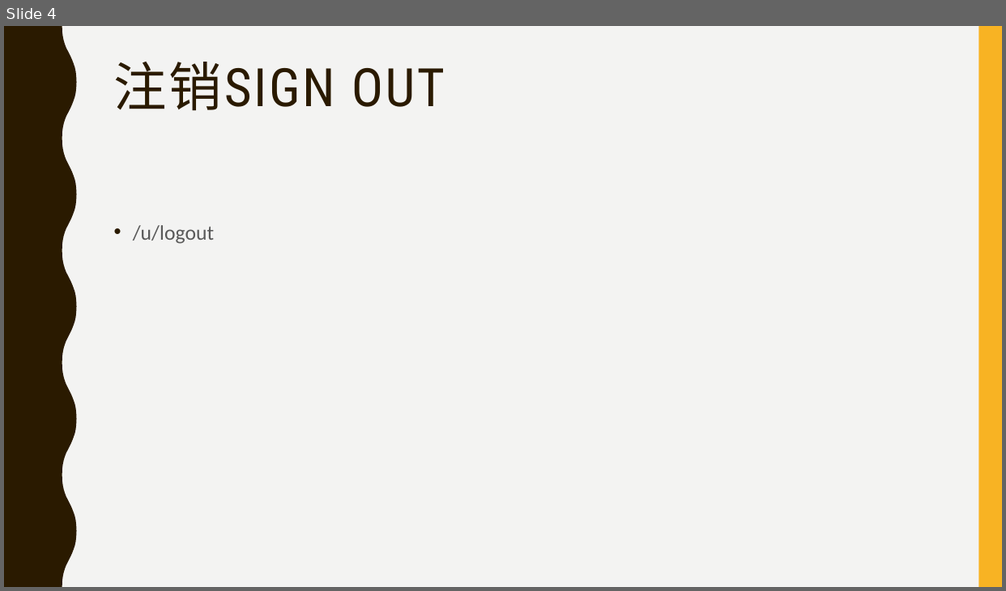
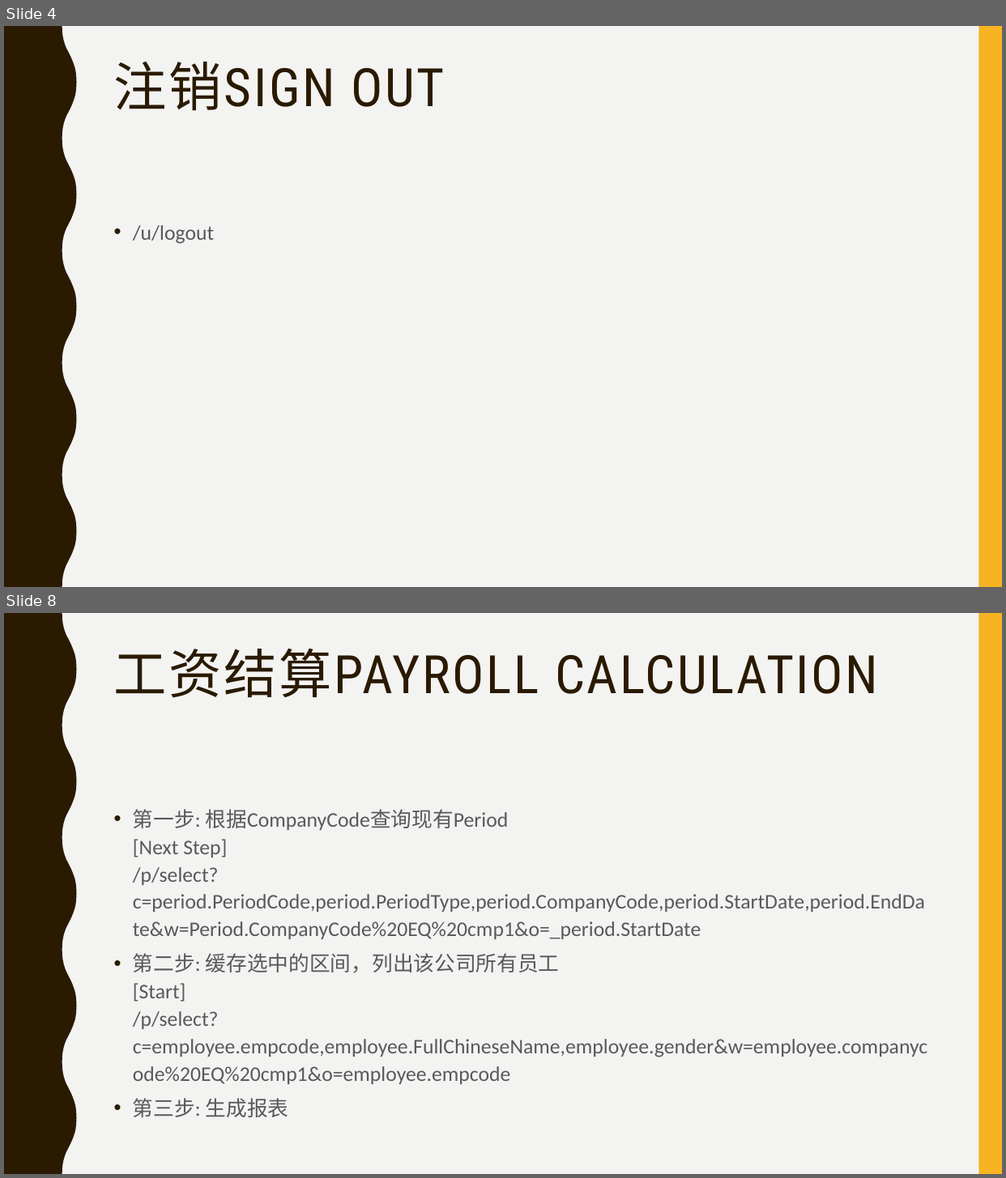
Before and after one commit to payrolls/payrolls.github.io, a slide deck: doc/Payroll Web UI.pptx. Shown one above the other, each under a label of ours: slide 4 before the commit, slides 4 and 8 after it; the slides between them are not shown. The pictures are 1006x591 and 1006x1178 pixels, drawn with LibreOffice and Linux fonts; fonts in the diff are those of the drawing. Boxes give left, top, right and bottom in pixels: in the first picture for what was removed or moved away, otherwise in the second. Text is boxed around its words. In the diff, an @@ line names an element or a change of style, - is before the commit and + after.

```diff
--- a/doc/Payroll Web UI.pptx
+++ b/doc/Payroll Web UI.pptx
@@ slide 8 added at <box>4,613,1002,1174</box>, background #F3F3F2; not listed: 2 template elements that a slide beside it also shows @@
@@ title added at <box>114,649,878,698</box>, 51 pt, text #2A1A00 @@
+工资结算PAYROLL CALCULATION
@@ text added at <box>133,809,927,1118</box>, 20 pt, text #595959 @@
+• 第一步: 根据CompanyCode查询现有Period
+  [Next Step]
+  /p/select?c=period.PeriodCode,period.PeriodType,period.CompanyCode,period.StartDate,period.EndDate&w=Period.CompanyCode%20EQ%20cmp1&o=_period.StartDate
+• 第二步: 缓存选中的区间，列出该公司所有员工
+  [Start]
+  /p/select?c=employee.empcode,employee.FullChineseName,employee.gender&w=employee.companycode%20EQ%20cmp1&o=employee.empcode
+• 第三步: 生成报表
```
Also in this commit, not shown: 1 slide changed, 3 other slides added, 1 slide removed.
